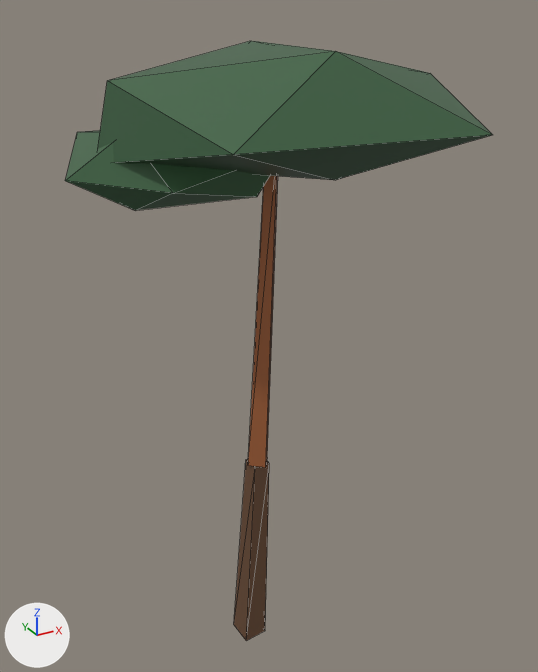
Before and after pictures for a commit that changed the glTF model src/assets/models/scots_pine_far.glb.
One viewpoint serves both versions: a camera (50 mm lens) standing at (-5.15, -10.17, 11.4) and looking at (0.45, 0.03, 6.3). The lights are fixed; the arrows at lower left show +X, +Y and +Z. The older version comes first. Mesh edges are drawn as thin lines. Vertices at exactly the same position are counted once.

The older version as bpy lines, for what is in view:
```python
me_scots_pine_far = bpy.data.meshes.new('scots_pine_far')
me_scots_pine_far.from_pydata(...)  # 40 vertices, 56 faces; spans x -2.63..3.11, y -2.9..2.23, z -0.02..10.92
me_scots_pine_far.materials.append(mat_defaultmaterial)
ob_scots_pine_far = bpy.data.objects.new('scots_pine_far', me_scots_pine_far)
ob_scots_pine_far.location = (0.0, 0.0, 0.0)
```
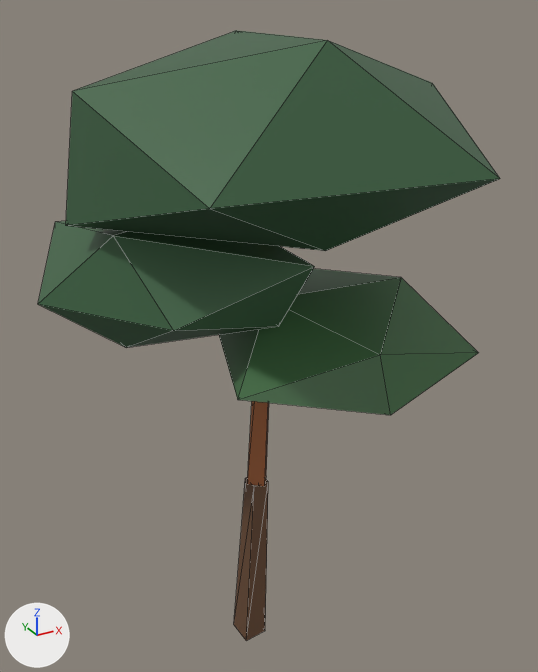
Changed parts and their boxes (x1, y1, x2, y2) in the pictures (538 x 672 px; the box of a moved part takes in the faces that stretch with it):
'scots_pine_far', reshaped (8% wider): before (65, 41, 493, 641); after (38, 30, 500, 641)
part 1 of me_scots_pine_far, moved or reshaped: before (65, 131, 269, 210); after (38, 221, 314, 348)
part 2 of me_scots_pine_far, rebuilt (10% wider, 59% taller): before (98, 41, 493, 180); after (66, 30, 500, 251)
part 3 of me_scots_pine_far, built on: before (234, 176, 278, 641); after (219, 269, 478, 641)

Diff of the bpy script that builds the scene:
```diff
--- a/src/assets/models/scots_pine_far.glb.py
+++ b/src/assets/models/scots_pine_far.glb.py
@@ me_scots_pine_far @@
 # used by ob_scots_pine_far; location = (0.0, 0.0, 0.0)
-me_scots_pine_far.from_pydata(...)  # 40 vertices, 56 faces; spans x -2.63..3.11, y -2.9..2.23, z -0.02..10.92
+me_scots_pine_far.from_pydata(...)  # 52 vertices, 76 faces; spans x -3.19..3.1, y -3.21..3.05, z -0.02..11.08
+# me_scots_pine_far part 1: the loose piece of 12 vertices spanning x -2.63..0.48, y -1.31..2.23, z 8.82..9.9 is scaled about its middle by (1.33, 1.33, 1.6), then moved by (-0.04, 0.23, -1.7)
+# me_scots_pine_far part 2: the loose piece of 12 vertices spanning x -2.22..3.11, y -2.9..1.9, z 9.27..10.92 is rebuilt with 12 vertices and now spans x -2.73..3.1, y -3.21..2.05, z 8.37..11.08
+# me_scots_pine_far part 3
+# 8 vertices are removed from x -0.1..0.33, y -0.39..0.05, z 3.98..4.01
+# 16 faces are deleted
+# 20 vertices are added at x -1.11..2.97, y -2.77..1.46, z 3.59..7.31
+# 36 new faces join them
 me_scots_pine_far.materials.append(mat_defaultmaterial)
```
